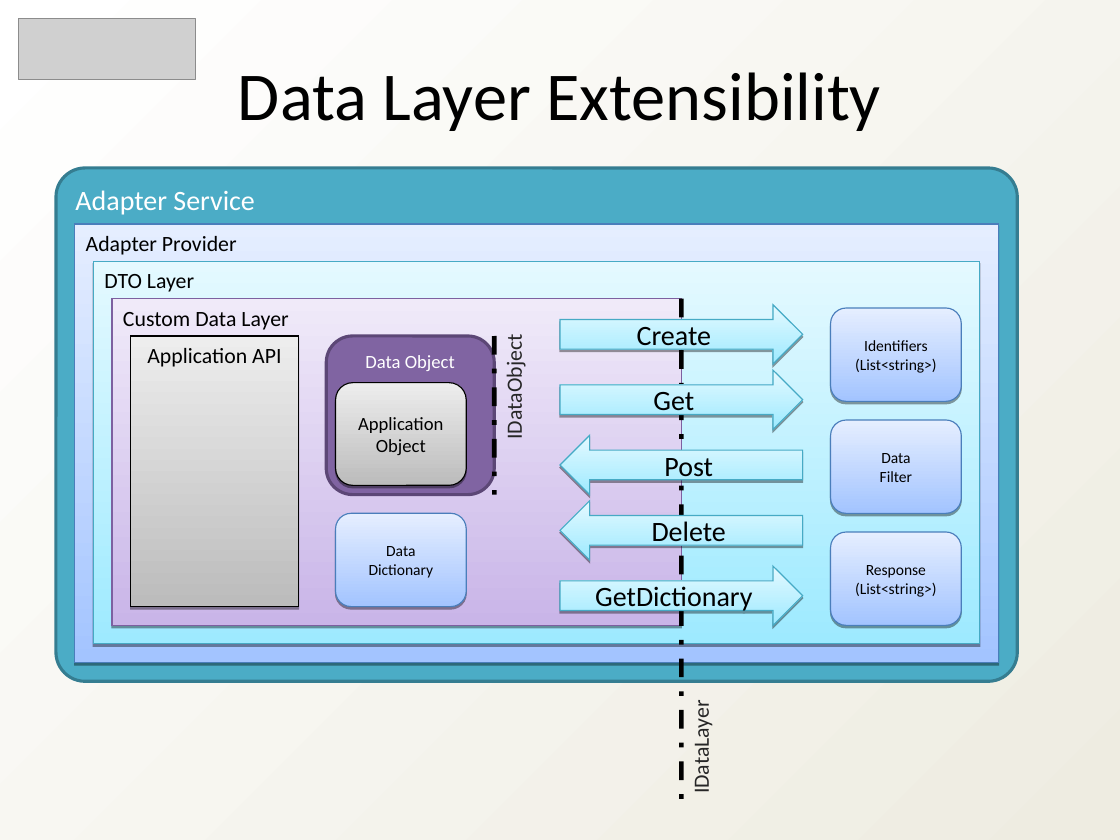
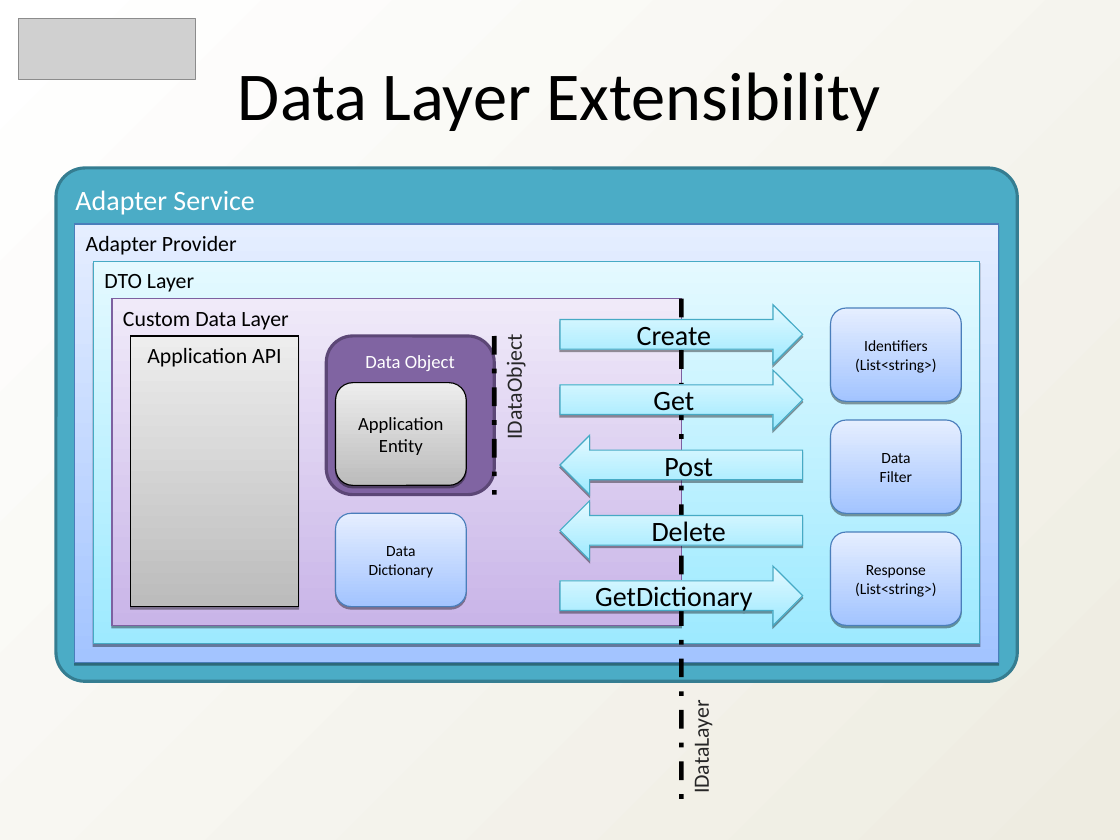
Before and after one commit to heyena/iring-tools, a slide deck: slide 13 of trunk/Documentation/iRINGTools_SDK_Overview_v1_3_0.ppt. Drawn at 1120x840 pixels with LibreOffice and Linux fonts; fonts in the diff are those of the drawing; grey boxes stand for pictures. Boxes give left, top, right and bottom in pixels: in the first picture for what was removed or moved away, otherwise in the second. Text is boxed around its words. In the diff, an @@ line names an element or a change of style, - is before the commit and + after.

```diff
--- a/trunk/Documentation/iRINGTools_SDK_Overview_v1_3_0.ppt
+++ b/trunk/Documentation/iRINGTools_SDK_Overview_v1_3_0.ppt
@@ text in rounded rectangle at bbox=[358, 417, 443, 455]: text changed @@
-Application
-Object
+Application
+Entity
```
Also in this commit, not shown: 1 other file.
